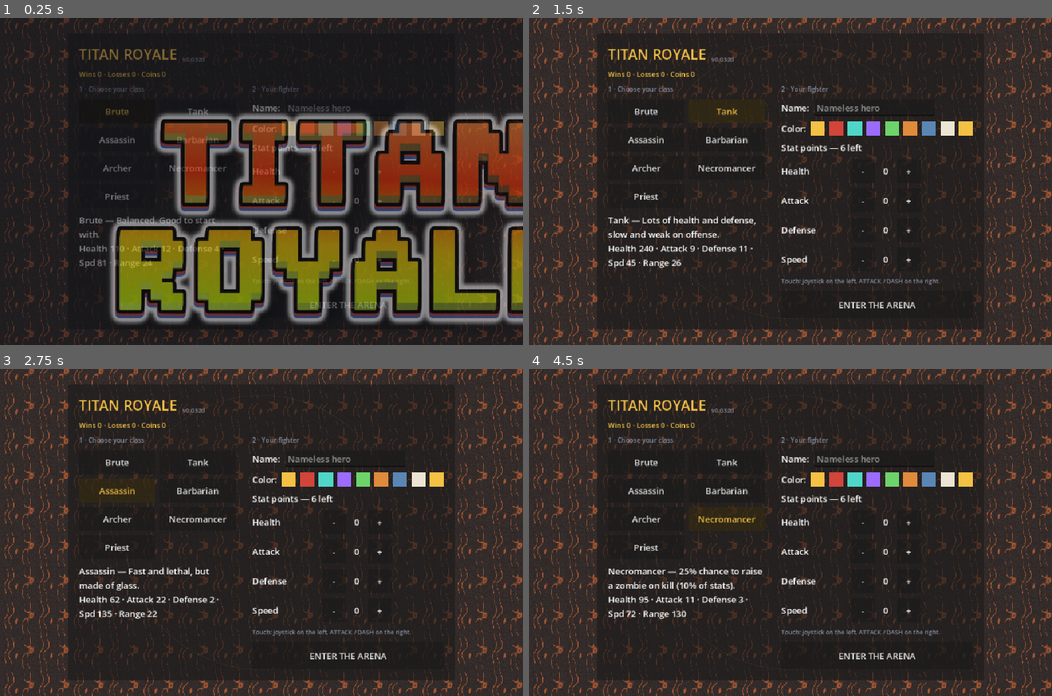
Above: before the commit, frames 1-4 (two rows, left to right).
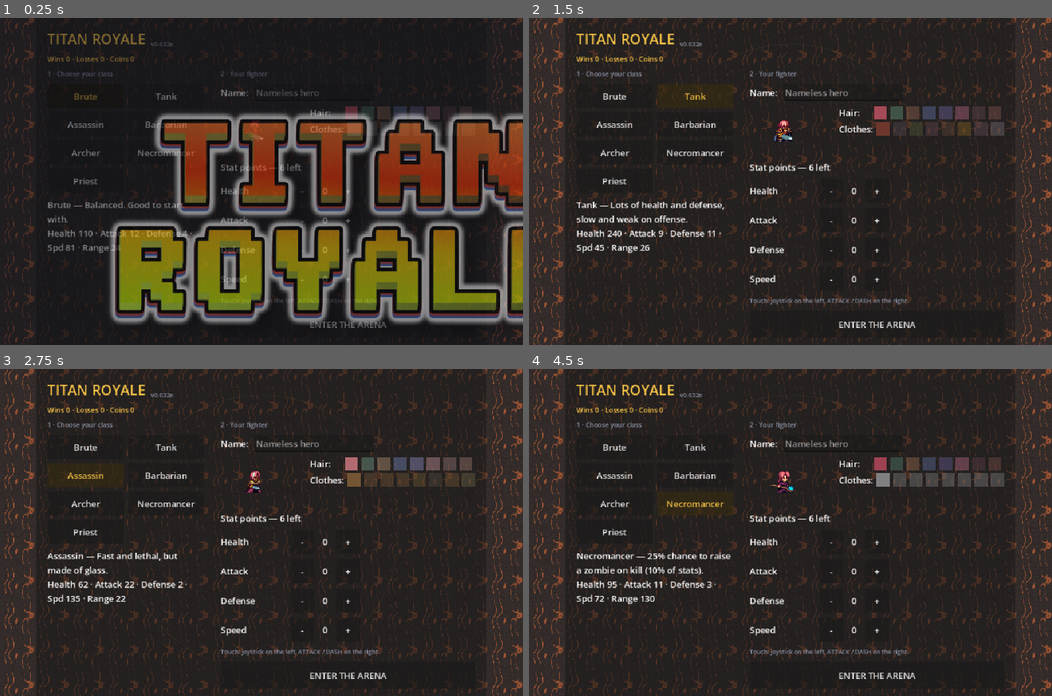
Above: after the commit, the same moments.

Repository: ruicasaisalves/titan-royale
Game: Godot game, scene res://scenes/Main.tscn
Two runs of this game, one before a commit and one after it. Both use one fixed random seed, a clock stepped at 60 frames per second and the inputs below.
Inputs:
- Up to frame 1 (0.25 s): no input
- Up to frame 2 (1.5 s): click "Brute" at 0.5 s; click "Tank" at 1.25 s
- Up to frame 3 (2.75 s): click "Assassin" at 2 s
- Up to frame 4 (4.5 s): click "Barbarian" at 2.75 s; click "Archer" at 3.5 s; click "Necromancer" at 4.25 s

The runs differ from the first frame. In frame 1, 7.4% of the frame differs, in the area x 7-93%, y 0-100%; in frame 2, 13%; in frame 3, 13%; in frame 4, 13%.

Commit message:
Character style selector: pick hair & cloth colour per class
Substitui o seletor de cor único por um seletor de estilo com pré-visualização.

- assets/heroes_layers/<Classe>/: camadas do pack Heroes99 (só as precisas:
  pele/cara/arma fixas + cabelo e roupa em 8 cores), extraidas por
  tools/extract_player_layers.py (o pack nao vai para o repo).
- scripts/CharacterComposer.gd: compoe a folha do jogador em runtime
  (empilha as camadas na mesma ordem do compose_fighters.py -> ImageTexture
  800x680), com cache e fallback (sem camadas -> usa a folha da classe).
- Fighter: sheet_override + _frames_from_texture (fatia igual a folha da
  classe); Arena._make_player aplica a folha composta antes do add_child.
- Main: no ecra de criacao, pre-visualizacao + amostras de cor de cabelo e
  roupa (cores amostradas das proprias camadas em runtime, sem ficheiros
  extra). Escolha guardada por classe no perfil (Save.data["appearance"]).
- Os 99 da IA continuam nas folhas prontas (sem custo de performance).

Novas strings Loc (hair_label, cloth_label). Bump versao para 0.032e.

Co-Authored-By: Claude Opus 4.8 <noreply@anthropic.com>
Claude-Session: https://claude.ai/code/session_01C8M7UENX3dzYfcT4jyVMtX

Diff:
--- a/project.godot
+++ b/project.godot
@@ -15,7 +15,7 @@
 [application]
 
 config/name="Titan Royale"
-config/version="0.032d"
+config/version="0.032e"
 run/main_scene="res://scenes/Main.tscn"
 config/features=PackedStringArray("4.7")
 boot_splash/bg_color=Color(0.055, 0.063, 0.09, 1)
--- a/scripts/Arena.gd
+++ b/scripts/Arena.gd
@@ -187,6 +187,10 @@
 	f.color = cfg["color"]
 	f.display_name = cfg["name"] if cfg["name"] != "" else Loc.t("default_name")
 	f.position = world_size / 2.0
+	# aparência escolhida no menu: compõe a folha do jogador em runtime
+	# (definir sheet_override ANTES do add_child em setup()).
+	if cfg.has("hair_c") and cfg.has("cloth_c"):
+		f.sheet_override = CharacterComposer.compose(cfg["cls"], int(cfg["hair_c"]), int(cfg["cloth_c"]))
 	return f
 
 func _make_zombie(victim, owner) -> Fighter:
--- /dev/null
+++ b/scripts/CharacterComposer.gd
@@ -0,0 +1,58 @@
+class_name CharacterComposer
+extends RefCounted
+# Compõe em runtime a folha de sprite do JOGADOR a partir das camadas em
+# res://assets/heroes_layers/<Classe>/ (extraídas do pack Heroes99 por
+# tools/extract_player_layers.py). O jogador escolhe a cor do cabelo e da
+# roupa; os 99 da IA continuam nas folhas prontas em assets/fighters/.
+#
+# Ordem das camadas (baixo->cima), igual a tools/compose_fighters.py:
+#   weapon_bot, skin, face, hair_bot, cloth_bot, hair_top, cloth_top, weapon_top
+# Folha 800x680 (grelha 8x17, célula 100x40) — mesmo layout que Fighter fatia.
+
+const DIR := "res://assets/heroes_layers/"
+const SHEET := Vector2i(800, 680)
+
+# Cache por (classe|cabelo|roupa) para não recompor a mesma combinação.
+static var _cache: Dictionary = {}
+
+static func compose(cls: String, hair_c: int, cloth_c: int) -> Texture2D:
+	var key := "%s|%d|%d" % [cls, hair_c, cloth_c]
+	if _cache.has(key):
+		return _cache[key]
+	var dir := DIR + cls + "/"
+	if not ResourceLoader.exists(dir + "skin.png"):
+		_cache[key] = null   # sem camadas -> Fighter usa a folha da classe
+		return null
+	var base := Image.create(SHEET.x, SHEET.y, false, Image.FORMAT_RGBA8)
+	base.fill(Color(0, 0, 0, 0))
+	var order := [
+		"weapon_bot", "skin", "face",
+		"hair_bot_c%d" % hair_c, "cloth_bot_c%d" % cloth_c,
+		"hair_top_c%d" % hair_c, "cloth_top_c%d" % cloth_c,
+		"weapon_top",
+	]
+	for n in order:
+		var p: String = dir + str(n) + ".png"
+		if not ResourceLoader.exists(p):
+			continue
+		var tex: Texture2D = load(p)
+		if tex == null:
+			continue
+		var img: Image = tex.get_image()
+		if img == null:
+			continue
+		if img.is_compressed():
+			img.decompress()   # importado com compressão VRAM -> RGBA legível
+		if img.get_format() != Image.FORMAT_RGBA8:
+			img.convert(Image.FORMAT_RGBA8)
+		base.blend_rect(img, Rect2i(0, 0, img.get_width(), img.get_height()), Vector2i(0, 0))
+	var out := ImageTexture.create_from_image(base)
+	_cache[key] = out
+	return out
+
+# Textura do frame "idle" (célula 0,0) para a pré-visualização do menu.
+static func preview(cls: String, hair_c: int, cloth_c: int) -> Texture2D:
+	var at := AtlasTexture.new()
+	at.atlas = compose(cls, hair_c, cloth_c)
+	at.region = Rect2(0, 0, 100, 40)
+	return at
--- a/scripts/Fighter.gd
+++ b/scripts/Fighter.gd
@@ -70,9 +70,12 @@
 var _sprite: AnimatedSprite2D = null
 var _attack_name: String = "attack"
 var _attack_t: float = 0.0
+# Folha composta em runtime (só o jogador; a IA usa a folha da classe).
+# Tem de ser definida ANTES de add_child (antes de _ready correr).
+var sheet_override: Texture2D = null
 
 func _ready() -> void:
-	var frames := _get_frames(cls)
+	var frames: SpriteFrames = _frames_from_texture(sheet_override) if sheet_override != null else _get_frames(cls)
 	if frames == null:
 		return
 	_sprite = AnimatedSprite2D.new()
@@ -126,6 +129,15 @@
 		_frames_cache[key] = null
 		return null
 	var tex: Texture2D = load(path)
+	var sf := _frames_from_texture(tex)
+	_frames_cache[key] = sf
+	return sf
+
+# Constrói um SpriteFrames a partir de uma textura-folha (partilhada pela
+# classe ou composta em runtime para o jogador) fatiando as ANIMS.
+func _frames_from_texture(tex: Texture2D) -> SpriteFrames:
+	if tex == null:
+		return null
 	var sf := SpriteFrames.new()
 	sf.remove_animation("default")
 	for name in ANIMS:
@@ -138,7 +150,6 @@
 			at.atlas = tex
 			at.region = Rect2((d[1] + i) * CELL_W, d[0] * CELL_H, CELL_W, CELL_H)
 			sf.add_frame(name, at)
-	_frames_cache[key] = sf
 	return sf
 
 func atk_mult() -> float:
--- a/scripts/Loc.gd
+++ b/scripts/Loc.gd
@@ -19,6 +19,8 @@
 	"name_label": {"pt": "Nome:", "en": "Name:"},
 	"name_placeholder": {"pt": "Heroi sem nome", "en": "Nameless hero"},
 	"color_label": {"pt": "Cor:", "en": "Color:"},
+	"hair_label": {"pt": "Cabelo:", "en": "Hair:"},
+	"cloth_label": {"pt": "Roupa:", "en": "Clothes:"},
 	"hint_touch": {
 		"pt": "Toque: joystick a esquerda, ATACAR / DASH a direita.",
 		"en": "Touch: joystick on the left, ATTACK / DASH on the right.",
--- a/scripts/Main.gd
+++ b/scripts/Main.gd
@@ -4,12 +4,13 @@
 # simples (sem tema) — a ideia é desenhá-la depois no editor.
 
 const TOTAL_POINTS := 6
-const PALETTE := ["f4c145", "d1453b", "4fd6c9", "9b6cff", "6dd36a", "e08a3c", "5a86b4", "ece5d3"]
 
 var cfg := {
 	"cls": "Bruto",
 	"name": "",
 	"color": Color("f4c145"),
+	"hair_c": 1,
+	"cloth_c": 1,
 	"points": {"hp": 0, "atk": 0, "def": 0, "spd": 0},
 }
 
@@ -22,8 +23,12 @@
 # refs de UI
 var class_buttons := {}
 var stats_label: Label
-var color_preview: ColorRect
 var points_left_label: Label
+# seletor de estilo (aparência)
+var char_preview: TextureRect
+var hair_swatches := {}
+var cloth_swatches := {}
+var palette := {}   # cache de cores das amostras (chave "cls|kind|c")
 var point_value_labels := {}
 
 var hud_alive: Label
@@ -168,23 +173,22 @@
 	line.text_changed.connect(func(t): cfg["name"] = t.strip_edges())
 	name_row.add_child(line)
 
-	var color_row := HBoxContainer.new()
-	color_row.add_theme_constant_override("separation", 8)
-	right.add_child(color_row)
-	var clbl := Label.new()
-	clbl.text = Loc.t("color_label")
-	color_row.add_child(clbl)
-	for hex in PALETTE:
-		var sw := ColorRect.new()
-		sw.color = Color(hex)
-		sw.custom_minimum_size = Vector2(26, 26)
-		sw.mouse_filter = Control.MOUSE_FILTER_STOP
-		sw.gui_input.connect(func(e): _on_swatch(e, hex))
-		color_row.add_child(sw)
-	color_preview = ColorRect.new()
-	color_preview.color = cfg["color"]
-	color_preview.custom_minimum_size = Vector2(26, 26)
-	color_row.add_child(color_preview)
+	# ---- aparência: pré-visualização + cor do cabelo/roupa (por classe) ----
+	var appearance_row := HBoxContainer.new()
+	appearance_row.add_theme_constant_override("separation", 14)
+	right.add_child(appearance_row)
+
+	char_preview = TextureRect.new()
+	char_preview.custom_minimum_size = Vector2(150, 90)
+	char_preview.texture_filter = CanvasItem.TEXTURE_FILTER_NEAREST
+	char_preview.stretch_mode = TextureRect.STRETCH_KEEP_ASPECT_CENTERED
+	appearance_row.add_child(char_preview)
+
+	var swatches_col := VBoxContainer.new()
+	swatches_col.add_theme_constant_override("separation", 6)
+	appearance_row.add_child(swatches_col)
+	swatches_col.add_child(_swatch_row(Loc.t("hair_label"), "hair"))
+	swatches_col.add_child(_swatch_row(Loc.t("cloth_label"), "cloth"))
 
 	points_left_label = Label.new()
 	right.add_child(points_left_label)
@@ -258,10 +262,77 @@
 	for key in point_value_labels:
 		point_value_labels[key].text = str(cfg["points"][key])
 
-func _on_swatch(e: InputEvent, hex: String) -> void:
-	if e is InputEventMouseButton and e.pressed:
-		cfg["color"] = Color(hex)
-		color_preview.color = cfg["color"]
+# ---- aparência (cabelo/roupa) ----
+const COLORS := [1, 2, 3, 4, 5, 6, 7, 8]   # cores disponíveis (c1..c8)
+
+func _swatch_row(text: String, kind: String) -> HBoxContainer:
+	var row := HBoxContainer.new()
+	row.add_theme_constant_override("separation", 6)
+	var lbl := Label.new()
+	lbl.text = text
+	lbl.custom_minimum_size = Vector2(58, 0)
+	row.add_child(lbl)
+	for c in COLORS:
+		var sw := ColorRect.new()
+		sw.custom_minimum_size = Vector2(24, 24)
+		sw.mouse_filter = Control.MOUSE_FILTER_STOP
+		var ci := int(c)
+		sw.gui_input.connect(func(e): _on_color_pick(e, kind, ci))
+		row.add_child(sw)
+		if kind == "hair":
+			hair_swatches[ci] = sw
+		else:
+			cloth_swatches[ci] = sw
+	return row
+
+func _on_color_pick(e: InputEvent, kind: String, c: int) -> void:
+	if (e is InputEventMouseButton and e.pressed) or (e is InputEventScreenTouch and e.pressed):
+		cfg["hair_c" if kind == "hair" else "cloth_c"] = c
+		_refresh_appearance()
+
+# Cor média (célula idle) da camada de topo — para pintar a amostra da UI.
+# Amostra as texturas em runtime (sem depender de ficheiros extra no export).
+func _layer_avg_color(cls: String, kind: String, c: int) -> Color:
+	var key := "%s|%s|%d" % [cls, kind, c]
+	if palette.has(key):
+		return palette[key]
+	var col := Color(0.5, 0.5, 0.5)
+	var p := "res://assets/heroes_layers/%s/%s_top_c%d.png" % [cls, kind, c]
+	if ResourceLoader.exists(p):
+		var tex: Texture2D = load(p)
+		var img: Image = tex.get_image() if tex != null else null
+		if img != null:
+			if img.is_compressed():
+				img.decompress()
+			var r := 0.0
+			var g := 0.0
+			var b := 0.0
+			var n := 0
+			for y in range(0, min(40, img.get_height())):
+				for x in range(0, min(100, img.get_width())):
+					var px := img.get_pixel(x, y)
+					if px.a > 0.3:
+						r += px.r
+						g += px.g
+						b += px.b
+						n += 1
+			if n > 0:
+				col = Color(r / n, g / n, b / n)
+	palette[key] = col   # cache
+	return col
+
+func _refresh_appearance() -> void:
+	var cls: String = cfg["cls"]
+	for c in hair_swatches:
+		hair_swatches[c].color = _layer_avg_color(cls, "hair", c)
+		hair_swatches[c].modulate = Color.WHITE if c == int(cfg["hair_c"]) else Color(1, 1, 1, 0.4)
+	for c in cloth_swatches:
+		cloth_swatches[c].color = _layer_avg_color(cls, "cloth", c)
+		cloth_swatches[c].modulate = Color.WHITE if c == int(cfg["cloth_c"]) else Color(1, 1, 1, 0.4)
+	# a cor de destaque (aros/nome) segue a roupa escolhida
+	cfg["color"] = _layer_avg_color(cls, "cloth", int(cfg["cloth_c"]))
+	if char_preview != null:
+		char_preview.texture = CharacterComposer.preview(cls, int(cfg["hair_c"]), int(cfg["cloth_c"]))
 
 func _select_class(cls: String) -> void:
 	cfg["cls"] = cls
@@ -271,6 +342,12 @@
 	stats_label.text = Loc.t("stats_line", [
 		Arch.disp(cls), Arch.role(cls), int(a["hp"]), int(a["atk"]), int(a["def"]), int(a["speed"]), int(a["range"])
 	])
+	# aparência guardada por classe (ou default)
+	var app: Dictionary = Save.data.get("appearance", {})
+	var saved = app.get(cls, {})
+	cfg["hair_c"] = int(saved.get("hair_c", 1)) if saved is Dictionary else 1
+	cfg["cloth_c"] = int(saved.get("cloth_c", 1)) if saved is Dictionary else 1
+	_refresh_appearance()
 
 # ============ HUD ============
 func _build_hud() -> void:
@@ -466,6 +543,11 @@
 		or (e is InputEventKey and e.pressed)
 
 func _start_game() -> void:
+	# guarda a aparência escolhida (por classe) no perfil
+	var app: Dictionary = Save.data.get("appearance", {})
+	app[cfg["cls"]] = {"hair_c": cfg["hair_c"], "cloth_c": cfg["cloth_c"]}
+	Save.data["appearance"] = app
+	Save.save_profile()
 	creation_root.visible = false
 	hud_root.visible = true
 	banner_box.visible = false
--- a/scripts/Save.gd
+++ b/scripts/Save.gd
@@ -13,7 +13,8 @@
 	"games": 0,
 	"best_place": 999,
 	"coins": 0,
-	"upgrades": {},   # ex.: {"hp": 2} — reservado para a loja futura
+	"upgrades": {},      # ex.: {"hp": 2} — reservado para a loja futura
+	"appearance": {},    # por classe: {"Bruto": {"hair_c": 3, "cloth_c": 2}, ...}
 }
 
 func _ready() -> void:
Binary file added: assets/heroes_layers/Arqueiro/cloth_bot_c1.png
Not shown, added: assets/heroes_layers/Arqueiro/cloth_bot_c1.png.import
Binary file added: assets/heroes_layers/Arqueiro/cloth_bot_c2.png
Not shown, added: assets/heroes_layers/Arqueiro/cloth_bot_c2.png.import
Binary file added: assets/heroes_layers/Arqueiro/cloth_bot_c3.png
Not shown, added: assets/heroes_layers/Arqueiro/cloth_bot_c3.png.import
Binary file added: assets/heroes_layers/Arqueiro/cloth_bot_c4.png
Not shown, added: assets/heroes_layers/Arqueiro/cloth_bot_c4.png.import
Binary file added: assets/heroes_layers/Arqueiro/cloth_bot_c5.png
Not shown, added: assets/heroes_layers/Arqueiro/cloth_bot_c5.png.import
Binary file added: assets/heroes_layers/Arqueiro/cloth_bot_c6.png
Not shown, added: assets/heroes_layers/Arqueiro/cloth_bot_c6.png.import
(and 496 more such lines)
